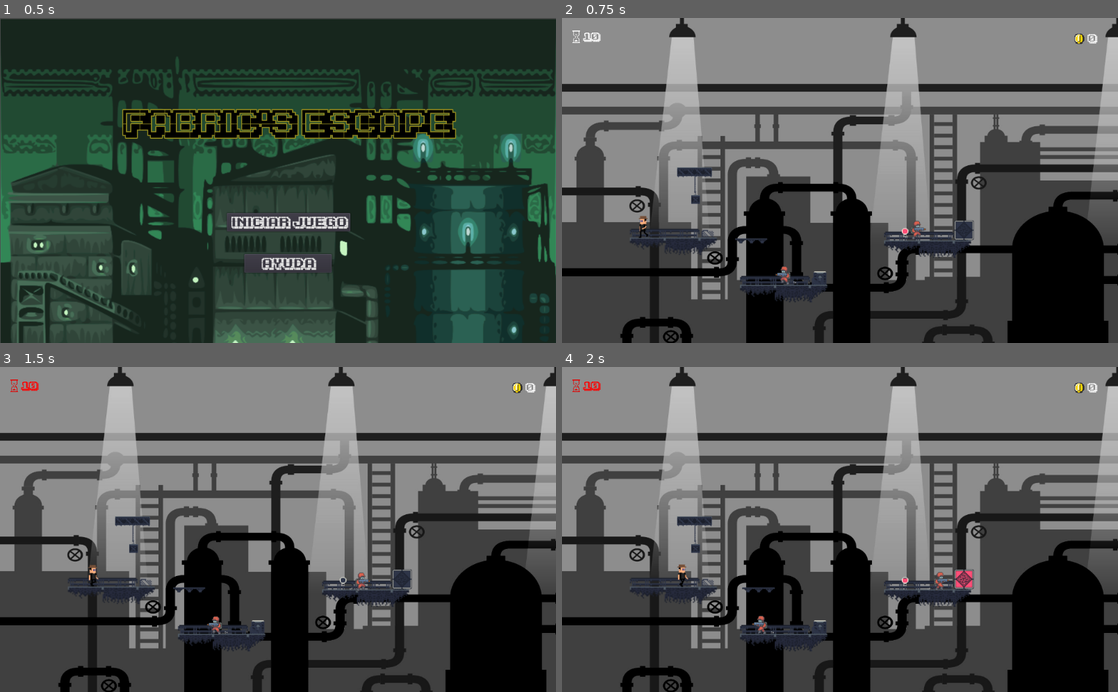
Above: before the commit, frames 1-4 (two rows, left to right).
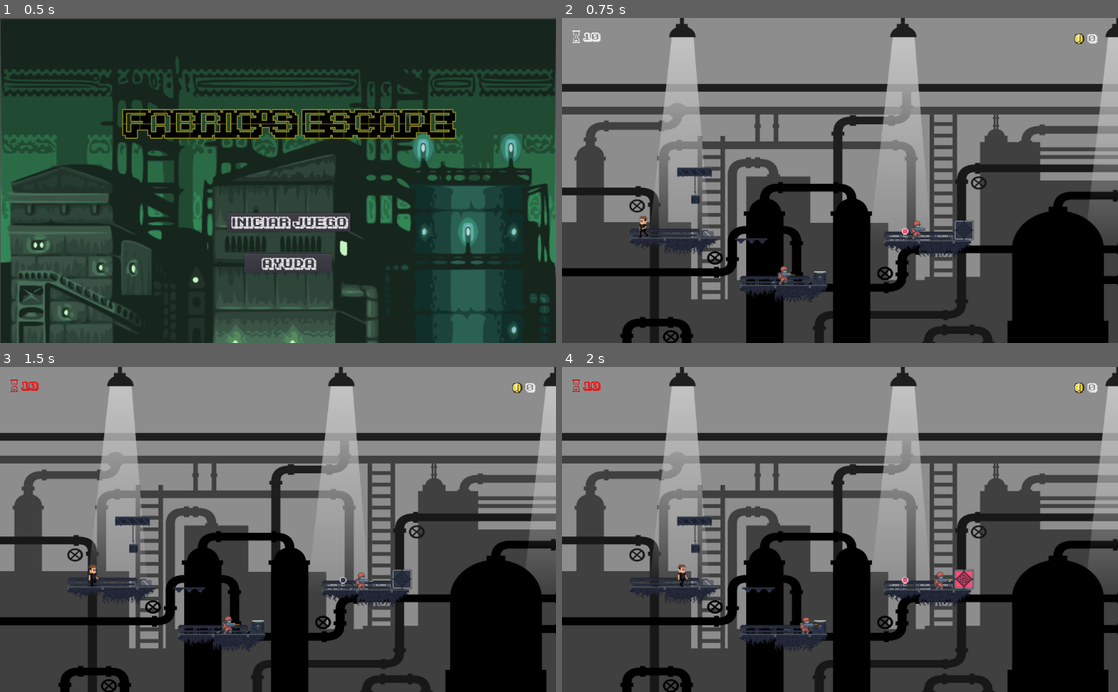
Above: after the commit, the same moments.

Repository: sennedjem/-unq-ipv-minion3
Game: Godot game, scene res://Resources/EscenaInicial.tscn
Two runs of this game, one before a commit and one after it. Both use one fixed random seed, a clock stepped at 60 frames per second and the inputs below. Sound files missing from this copy of the repository are replaced by a short silence.
Inputs:
- Up to frame 1 (0.5 s): no input
- Up to frame 2 (0.75 s): click "Iniciar juego" at 0.5 s
- Up to frame 3 (1.5 s): tap Enter (ui_accept) at 1.25, 1.35 s; hold Right (ui_right) from 1.28 s (still down)
- Up to frame 4 (2 s): keep holding Right (ui_right); tap Enter (ui_accept) at 1.52, 1.82 s

Frame 1 is identical in both runs. In frame 2, less than 0.1% of the frame differs, in the area x 37-66%, y 64-83%; in frame 3, 0.2%; in frame 4, 0.2%, in the area x 34-70%, y 65-83%.

Commit message:
refactor en enemigo rojo

Diff:
--- a/Niveles/NivelPresentacion.tscn
+++ b/Niveles/NivelPresentacion.tscn
@@ -226,16 +226,16 @@
 scale = Vector2( 0.701015, 0.590254 )
 move_to = Vector2( 300, 0 )
 speed = 1.0
+[connection signal="juego_activo" from="." to="MovingPlatform" method="_on_Level_juego_activo"]
+[connection signal="juego_activo" from="." to="Plataformas/plataforma4/CajaFinal" method="_on_Level_juego_activo"]
+[connection signal="juego_activo" from="." to="Coin" method="_on_Level_juego_activo"]
 [connection signal="juego_activo" from="." to="Plataformas/plataforma4/EnemigoRojo2" method="_on_Level_juego_activo"]
-[connection signal="juego_activo" from="." to="MovingPlatform" method="_on_Level_juego_activo"]
-[connection signal="juego_activo" from="." to="Coin" method="_on_Level_juego_activo"]
 [connection signal="juego_activo" from="." to="Plataformas/plataforma2/EnemigoRojo1" method="_on_Level_juego_activo"]
-[connection signal="juego_activo" from="." to="Plataformas/plataforma4/CajaFinal" method="_on_Level_juego_activo"]
+[connection signal="juego_frenado" from="." to="MovingPlatform" method="_on_Level_juego_frenado"]
+[connection signal="juego_frenado" from="." to="Plataformas/plataforma4/CajaFinal" method="_on_Level_juego_frenado"]
+[connection signal="juego_frenado" from="." to="Coin" method="_on_Level_juego_frenado"]
 [connection signal="juego_frenado" from="." to="Plataformas/plataforma4/EnemigoRojo2" method="_on_Level_juego_frenado"]
-[connection signal="juego_frenado" from="." to="MovingPlatform" method="_on_Level_juego_frenado"]
-[connection signal="juego_frenado" from="." to="Coin" method="_on_Level_juego_frenado"]
 [connection signal="juego_frenado" from="." to="Plataformas/plataforma2/EnemigoRojo1" method="_on_Level_juego_frenado"]
-[connection signal="juego_frenado" from="." to="Plataformas/plataforma4/CajaFinal" method="_on_Level_juego_frenado"]
 [connection signal="kill_pj" from="Plataformas/plataforma4/EnemigoRojo2" to="." method="_on_EnemigoRojo_kill_pj"]
 [connection signal="personaje_entro" from="Plataformas/plataforma4/CajaFinal" to="." method="_on_CajaFinal_personaje_entro"]
 [connection signal="body_entered" from="Plataformas/plataforma2/Caja" to="PersonajeJugable" method="_on_Caja_body_entered"]
--- a/Niveles/SegundoNivel.tscn
+++ b/Niveles/SegundoNivel.tscn
@@ -583,40 +583,40 @@
 
 [node name="Coin" type="AudioStreamPlayer2D" parent="."]
 stream = ExtResource( 18 )
+[connection signal="juego_activo" from="." to="Monedas/Coin7" method="_on_Level_juego_activo"]
+[connection signal="juego_activo" from="." to="Monedas/Coin11" method="_on_Level_juego_activo"]
+[connection signal="juego_activo" from="." to="Monedas/Coin10" method="_on_Level_juego_activo"]
+[connection signal="juego_activo" from="." to="Monedas/Coin4" method="_on_Level_juego_activo"]
+[connection signal="juego_activo" from="." to="Monedas/Coin6" method="_on_Level_juego_activo"]
+[connection signal="juego_activo" from="." to="Monedas/Coin" method="_on_Level_juego_activo"]
+[connection signal="juego_activo" from="." to="Monedas/Coin14" method="_on_Level_juego_activo"]
+[connection signal="juego_activo" from="." to="Monedas/Coin2" method="_on_Level_juego_activo"]
+[connection signal="juego_activo" from="." to="Monedas/Coin3" method="_on_Level_juego_activo"]
+[connection signal="juego_activo" from="." to="Monedas/Coin8" method="_on_Level_juego_activo"]
+[connection signal="juego_activo" from="." to="Bordes y Plataformas/Plataformas/plataforma4/EnemigoRojo1" method="_on_Level_juego_activo"]
+[connection signal="juego_activo" from="." to="Monedas/Coin5" method="_on_Level_juego_activo"]
+[connection signal="juego_activo" from="." to="Bordes y Plataformas/Plataforma Alta/EnemigoRojo2" method="_on_Level_juego_activo"]
+[connection signal="juego_activo" from="." to="Monedas/Coin12" method="_on_Level_juego_activo"]
+[connection signal="juego_activo" from="." to="Monedas/Coin9" method="_on_Level_juego_activo"]
+[connection signal="juego_activo" from="." to="Monedas/Coin13" method="_on_Level_juego_activo"]
 [connection signal="juego_activo" from="." to="Caja Final" method="_on_Level_juego_activo"]
-[connection signal="juego_activo" from="." to="Monedas/Coin3" method="_on_Level_juego_activo"]
-[connection signal="juego_activo" from="." to="Monedas/Coin" method="_on_Level_juego_activo"]
-[connection signal="juego_activo" from="." to="Monedas/Coin5" method="_on_Level_juego_activo"]
-[connection signal="juego_activo" from="." to="Monedas/Coin11" method="_on_Level_juego_activo"]
-[connection signal="juego_activo" from="." to="Monedas/Coin8" method="_on_Level_juego_activo"]
-[connection signal="juego_activo" from="." to="Monedas/Coin7" method="_on_Level_juego_activo"]
-[connection signal="juego_activo" from="." to="Bordes y Plataformas/Plataforma Alta/EnemigoRojo2" method="_on_Level_juego_activo"]
-[connection signal="juego_activo" from="." to="Monedas/Coin4" method="_on_Level_juego_activo"]
-[connection signal="juego_activo" from="." to="Monedas/Coin9" method="_on_Level_juego_activo"]
-[connection signal="juego_activo" from="." to="Bordes y Plataformas/Plataformas/plataforma4/EnemigoRojo1" method="_on_Level_juego_activo"]
-[connection signal="juego_activo" from="." to="Monedas/Coin2" method="_on_Level_juego_activo"]
-[connection signal="juego_activo" from="." to="Monedas/Coin6" method="_on_Level_juego_activo"]
-[connection signal="juego_activo" from="." to="Monedas/Coin14" method="_on_Level_juego_activo"]
-[connection signal="juego_activo" from="." to="Monedas/Coin10" method="_on_Level_juego_activo"]
-[connection signal="juego_activo" from="." to="Monedas/Coin13" method="_on_Level_juego_activo"]
-[connection signal="juego_activo" from="." to="Monedas/Coin12" method="_on_Level_juego_activo"]
+[connection signal="juego_frenado" from="." to="Monedas/Coin7" method="_on_Level_juego_frenado"]
+[connection signal="juego_frenado" from="." to="Monedas/Coin11" method="_on_Level_juego_frenado"]
+[connection signal="juego_frenado" from="." to="Monedas/Coin10" method="_on_Level_juego_frenado"]
+[connection signal="juego_frenado" from="." to="Monedas/Coin4" method="_on_Level_juego_frenado"]
+[connection signal="juego_frenado" from="." to="Monedas/Coin6" method="_on_Level_juego_frenado"]
+[connection signal="juego_frenado" from="." to="Monedas/Coin" method="_on_Level_juego_frenado"]
+[connection signal="juego_frenado" from="." to="Monedas/Coin14" method="_on_Level_juego_frenado"]
+[connection signal="juego_frenado" from="." to="Monedas/Coin2" method="_on_Level_juego_frenado"]
+[connection signal="juego_frenado" from="." to="Monedas/Coin3" method="_on_Level_juego_frenado"]
+[connection signal="juego_frenado" from="." to="Monedas/Coin8" method="_on_Level_juego_frenado"]
+[connection signal="juego_frenado" from="." to="Bordes y Plataformas/Plataformas/plataforma4/EnemigoRojo1" method="_on_Level_juego_frenado"]
+[connection signal="juego_frenado" from="." to="Monedas/Coin5" method="_on_Level_juego_frenado"]
+[connection signal="juego_frenado" from="." to="Bordes y Plataformas/Plataforma Alta/EnemigoRojo2" method="_on_Level_juego_frenado"]
+[connection signal="juego_frenado" from="." to="Monedas/Coin12" method="_on_Level_juego_frenado"]
+[connection signal="juego_frenado" from="." to="Monedas/Coin9" method="_on_Level_juego_frenado"]
+[connection signal="juego_frenado" from="." to="Monedas/Coin13" method="_on_Level_juego_frenado"]
 [connection signal="juego_frenado" from="." to="Caja Final" method="_on_Level_juego_frenado"]
-[connection signal="juego_frenado" from="." to="Monedas/Coin3" method="_on_Level_juego_frenado"]
-[connection signal="juego_frenado" from="." to="Monedas/Coin" method="_on_Level_juego_frenado"]
-[connection signal="juego_frenado" from="." to="Monedas/Coin5" method="_on_Level_juego_frenado"]
-[connection signal="juego_frenado" from="." to="Monedas/Coin11" method="_on_Level_juego_frenado"]
-[connection signal="juego_frenado" from="." to="Monedas/Coin8" method="_on_Level_juego_frenado"]
-[connection signal="juego_frenado" from="." to="Monedas/Coin7" method="_on_Level_juego_frenado"]
-[connection signal="juego_frenado" from="." to="Bordes y Plataformas/Plataforma Alta/EnemigoRojo2" method="_on_Level_juego_frenado"]
-[connection signal="juego_frenado" from="." to="Monedas/Coin4" method="_on_Level_juego_frenado"]
-[connection signal="juego_frenado" from="." to="Monedas/Coin9" method="_on_Level_juego_frenado"]
-[connection signal="juego_frenado" from="." to="Bordes y Plataformas/Plataformas/plataforma4/EnemigoRojo1" method="_on_Level_juego_frenado"]
-[connection signal="juego_frenado" from="." to="Monedas/Coin2" method="_on_Level_juego_frenado"]
-[connection signal="juego_frenado" from="." to="Monedas/Coin6" method="_on_Level_juego_frenado"]
-[connection signal="juego_frenado" from="." to="Monedas/Coin14" method="_on_Level_juego_frenado"]
-[connection signal="juego_frenado" from="." to="Monedas/Coin10" method="_on_Level_juego_frenado"]
-[connection signal="juego_frenado" from="." to="Monedas/Coin13" method="_on_Level_juego_frenado"]
-[connection signal="juego_frenado" from="." to="Monedas/Coin12" method="_on_Level_juego_frenado"]
 [connection signal="pj_entered" from="Monedas/Coin" to="." method="_on_Coin_pj_entered"]
 [connection signal="pj_entered" from="Monedas/Coin2" to="." method="_on_Coin_pj_entered"]
 [connection signal="pj_entered" from="Monedas/Coin3" to="." method="_on_Coin_pj_entered"]
--- a/Resources/Bala.gd
+++ b/Resources/Bala.gd
@@ -4,6 +4,7 @@
 # Declare member variables here. Examples:
 var player_position = 2
 var active = false
+var disparando = false
 # var b = "text"
 
 
@@ -14,7 +15,7 @@
 
 # Called every frame. 'delta' is the elapsed time since the previous frame.
 func _process(delta):
-	if(visible && active):
+	if(visible && active && disparando):
 		var velocidad = 70
 		var direccion = player_position - global_position
 		position += direccion.normalized() * (velocidad ) * delta
@@ -34,3 +35,4 @@
 	$Timer.stop()
 	print('jaja')
 	$"..".disparando = false
+	disparando = false
--- a/Resources/EnemigoRojo.tscn
+++ b/Resources/EnemigoRojo.tscn
@@ -59,7 +59,6 @@
 script = ExtResource( 7 )
 
 [node name="Bala" type="Area2D" parent="."]
-visible = false
 z_index = 5
 script = ExtResource( 22 )
 
--- a/Scripts/EnemigoRojo.gd
+++ b/Scripts/EnemigoRojo.gd
@@ -20,94 +20,120 @@
 
 func _ready():
 	$Timer.autostart = false
+	_set_random_direction()
+
+func _set_random_direction():
 	rng.randomize()
 	var random = rng.randf()
 	if random>0.5:
-		direcction = "right"
-		$AnimatedSprite.flip_h = false
-		$Bala.position.x = -37
+		_turn_right()
 	else:
-		direcction ="left"
-		$AnimatedSprite.flip_h = true
+		_turn_left()
 
 func _process(delta):
 	if!dead:
 		velocity.x = 0
-		if(personajeJugablePosition.distance_to(self.global_position)<100):
-			state = "atack"
-			_update_direcction()
-			if !disparando:
-				disparando = true
-				$Bala.visible = true
-				$Bala.player_position = personajeJugablePosition
-			$Bala.active = active
+		_check_pj_proximity()
+		if(state == "normal"):
+			_check_im_on_the_edge()
+		_update_velocity_vector(delta)
+		_move()
+
+func _move():
+	if active:
+		if(!waiting):
+			velocity = move_and_slide(velocity,Vector2(0, -1))
+			$AnimatedSprite.play("correr")
 		else:
-			state = "normal"
-		if(direcction=="right"):
-			if(self.position.x> right_top_distance):
-				waiting = true
-				if($Timer.is_stopped()):
-					var secs = rng.randf()
-					$Timer.start(secs)
+			$AnimatedSprite.play("ocioso")
+	else:
+		$AnimatedSprite.play("estatico")
+
+func _update_velocity_vector(delta):
+	if(direcction=="right"):
 			velocity.x += run_speed
-		else:
-			if(self.position.x<left_top_distance):
-				waiting = true
-				if($Timer.is_stopped()):
-					var secs = rng.randf()
-					$Timer.start(secs)
-			velocity.x -= run_speed
-		velocity.y += gravity * delta
-		if active:
-			if(!waiting):
-				velocity = move_and_slide(velocity,Vector2(0, -1))
-				$AnimatedSprite.play("correr")
-			else:
-				$AnimatedSprite.play("ocioso")
-		else:
-			$AnimatedSprite.play("estatico")
+	else:
+		velocity.x -= run_speed
+	velocity.y += gravity * delta
 
+func _check_im_on_the_edge():
+	if(direcction=="right"):
+		if(_im_on_right_top()):
+			_start_timer()
+	else:
+		if(_im_on_left_top()):
+			_start_timer()
+
+func _start_timer():
+	waiting = true
+	if($Timer.is_stopped()):
+		var secs = rng.randf()
+		$Timer.start(secs)
+
+func _im_on_right_top():
+	return self.position.x> right_top_distance
+
+func _im_on_left_top():
+	return self.position.x< left_top_distance
+
+func _check_pj_proximity():
+	if(personajeJugablePosition.distance_to(self.global_position)<100):
+		state = "atack"
+		_check_pj_distance()
+		if !disparando:
+			_shoot_bullet()
+	else:
+		state = "normal"
+
+func _shoot_bullet():
+	disparando = true
+	$Bala.visible = true
+	$Bala.disparando = true
+	$Bala.player_position = personajeJugablePosition
 
 func _on_Level_juego_activo():
 	self.active = true
-
-func _get_top_right_():
-	if($"../Caja" || $"../CajaFinal"):
-		return 20
-	return 33
+	$Bala.active = true
 
 func _on_Level_juego_frenado():
 	self.active = false
+	$Bala.active = false
 
-func _update_direcction():
+func _turn_left():
+	direcction = "left"
+	$Bala.position.x = -37
+	$AnimatedSprite.flip_h = true
+
+func _turn_right():
+	direcction = "right"
+	$AnimatedSprite.flip_h = false
+	$Bala.position.x = 0
+
+func _check_pj_distance():
 	if(direcction == "right"):
 		if(personajeJugablePosition.x<self.global_position.x):
-			direcction = "left"
-			$AnimatedSprite.flip_h = true
+			_turn_left()
 	else:
 		if(personajeJugablePosition.x>self.global_position.x):
-			direcction = "right"
-			$AnimatedSprite.flip_h = false
+			_turn_right()
 
 func _on_Timer_timeout():
 	waiting = false;
 	$Timer.stop()
 	if direcction == "right":
-		direcction = "left"
-		$Bala.position.x = -37
-		$AnimatedSprite.flip_h = true
+		_turn_left()
 	else:
-		direcction = "right"
-		$AnimatedSprite.flip_h = false
+		_turn_right()
 
+func _enemy_dead():
+	dead = true
+	$Bala.active = false
+	$Bala.visible = false
+	$AnimatedSprite.play("muerte")
 
 func _on_Area2D_body_entered(body):
-	print(body.name)
 	if(body.name == "PersonajeJugable"):
-		dead = true
-		$Bala.active = false
-		$Bala.visible = false
-		$AnimatedSprite.play("muerte")
+		_enemy_dead()
 
 
 func _on_AnimatedSprite_animation_finished():
